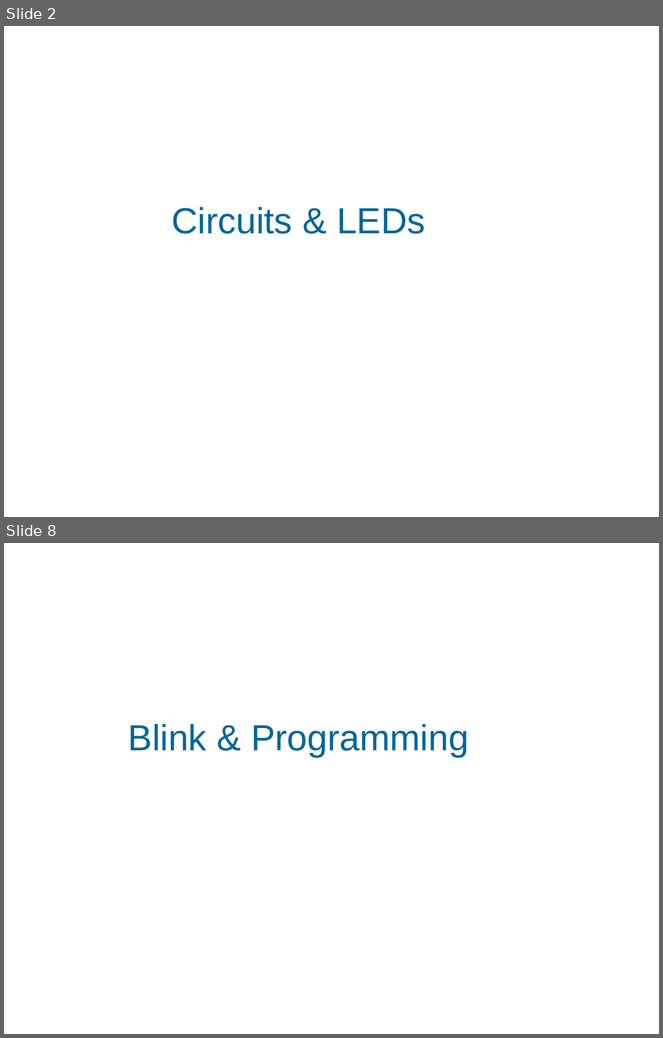
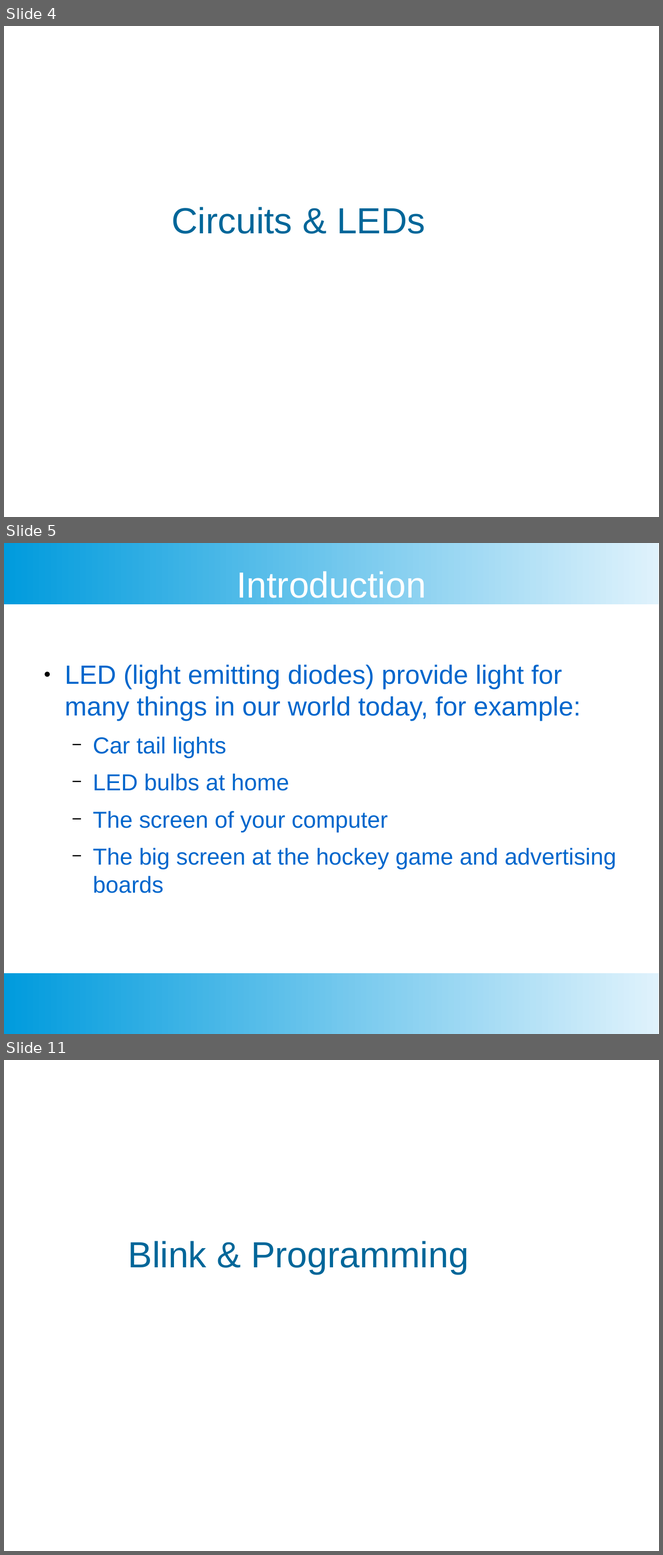
Before and after one commit to Casual-Endvrs/Arduino-101-Manual, a slide deck: 1 - LED/1-class_presentation.odp. Shown one above the other, each under a label of ours: slides 2 and 8 before the commit, slides 4, 5 and 11 after it; the slides between them are not shown. The pictures are 663x1038 and 663x1555 pixels, drawn with LibreOffice and Linux fonts; fonts in the diff are those of the drawing; background and template pictures are left out. Boxes give left, top, right and bottom in pixels: in the first picture for what was removed or moved away, otherwise in the second. Text is boxed around its words. In the diff, an @@ line names an element or a change of style, - is before the commit and + after.

```diff
--- a/1 - LED/1-class_presentation.odp
+++ b/1 - LED/1-class_presentation.odp
@@ slide 5 added at <box>4,543,659,1034</box>, background #FFFFFF @@
@@ rectangle added at <box>4,543,659,604</box>, fill gradient #DFF2FC to #009BDD @@
@@ title added at <box>236,568,426,604</box>, 44 pt, text #FFFFFF @@
+Introduction
@@ text added at <box>65,665,617,893</box>, 28 pt, text #0066CC @@
+● LED (light emitting diodes) provide light for many things in our world today, for example:
+  − Car tail lights
+  − LED bulbs at home
+  − The screen of your computer
+  − The big screen at the hockey game and advertising boards
@@ rectangle added at <box>4,974,659,1034</box>, fill gradient #DFF2FC to #009BDD @@
@@ what was slide 2 is now slide 4 @@
@@ what was slide 8 is now slide 11 @@
```
Also in this commit, not shown: 6 slides changed, 39 other slides added, 2 slides removed, 7 other files.
